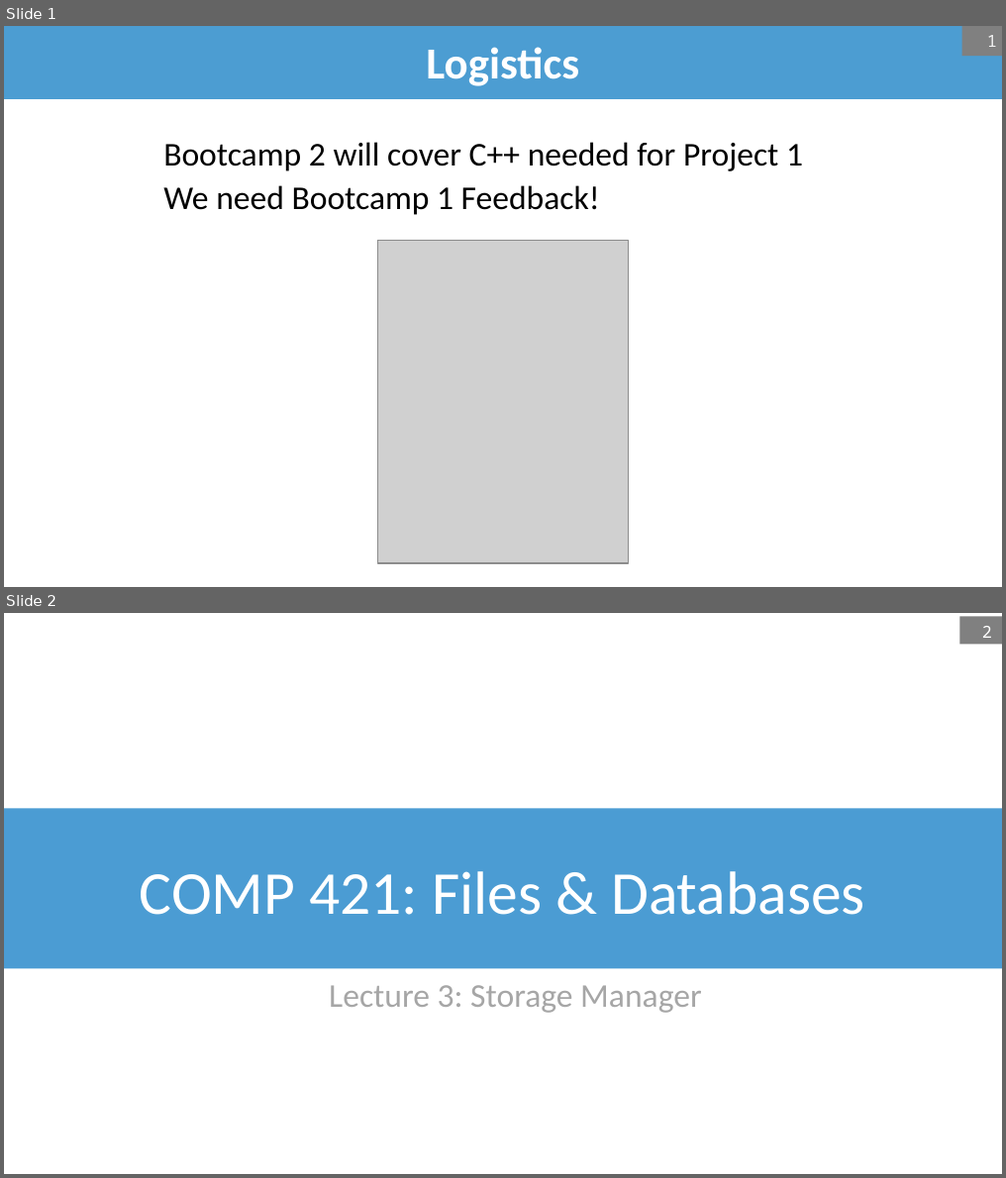
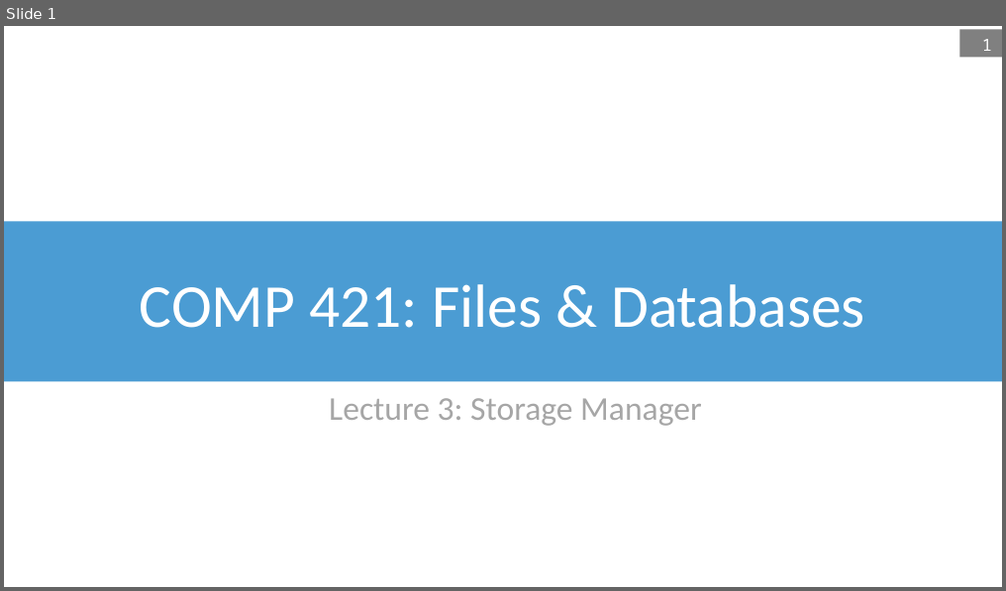
Before and after one commit to bsb20/bsb20.github.io, a slide deck: docs/421_f26/lectures/L3.pptx. Shown one above the other, each under a label of ours: slides 1 and 2 before the commit, slide 1 after it. The pictures are 1006x1178 and 1006x591 pixels, drawn with LibreOffice and Linux fonts; fonts in the diff are those of the drawing; grey boxes stand for pictures; background and template pictures are left out. Boxes give left, top, right and bottom in pixels: in the first picture for what was removed or moved away, otherwise in the second. Text is boxed around its words. In the diff, an @@ line names an element or a change of style, - is before the commit and + after.

```diff
--- a/docs/421_f26/lectures/L3.pptx
+++ b/docs/421_f26/lectures/L3.pptx
@@ slide 1 removed at (x1=4, y1=26, x2=1002, y2=587), background #FFFFFF @@
@@ title removed at (x1=4, y1=26, x2=1002, y2=99) @@
-Logistics
@@ page number removed at (x1=962, y1=26, x2=1002, y2=56) @@
-1
@@ text removed at (x1=163, y1=142, x2=803, y2=215) @@
-Bootcamp 2 will cover C++ needed for Project 1
-We need Bootcamp 1 Feedback!
@@ picture removed at (x1=378, y1=240, x2=629, y2=563) @@
@@ what was slide 2 is now slide 1 @@
@@ page number at (x1=982, y1=39, x2=992, y2=51): text changed @@
-2
+1
```
Also in this commit, not shown: 6 slides changed, 1 slide added, 1 other file.
